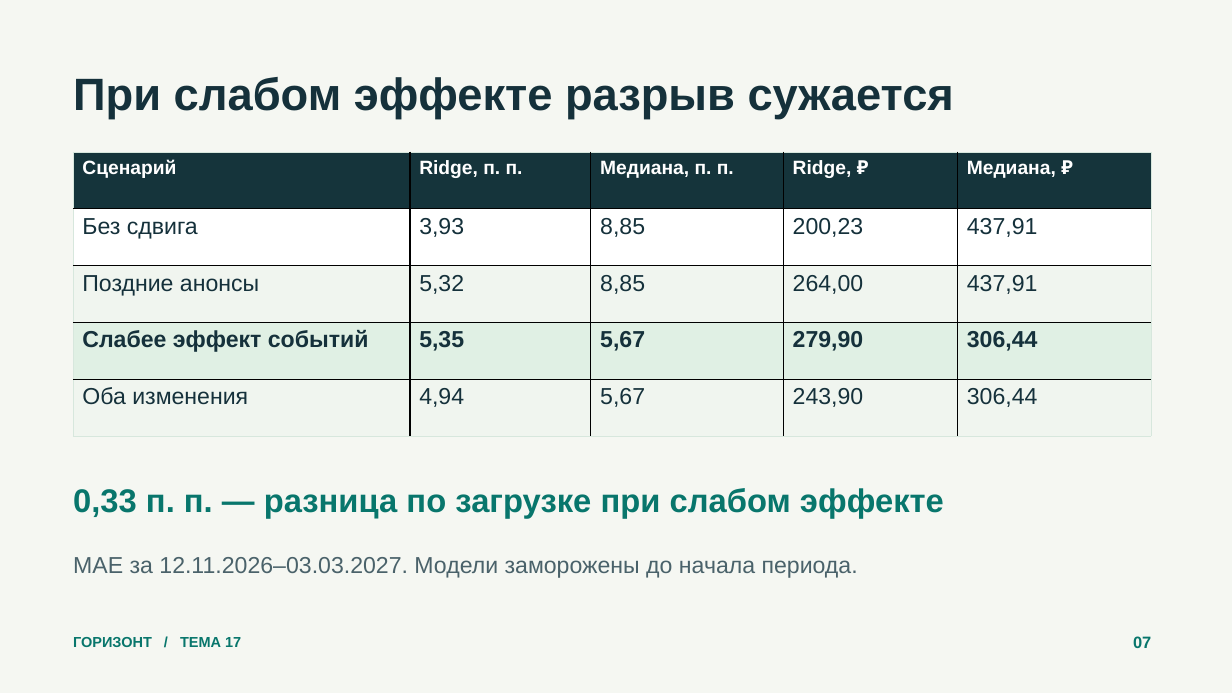
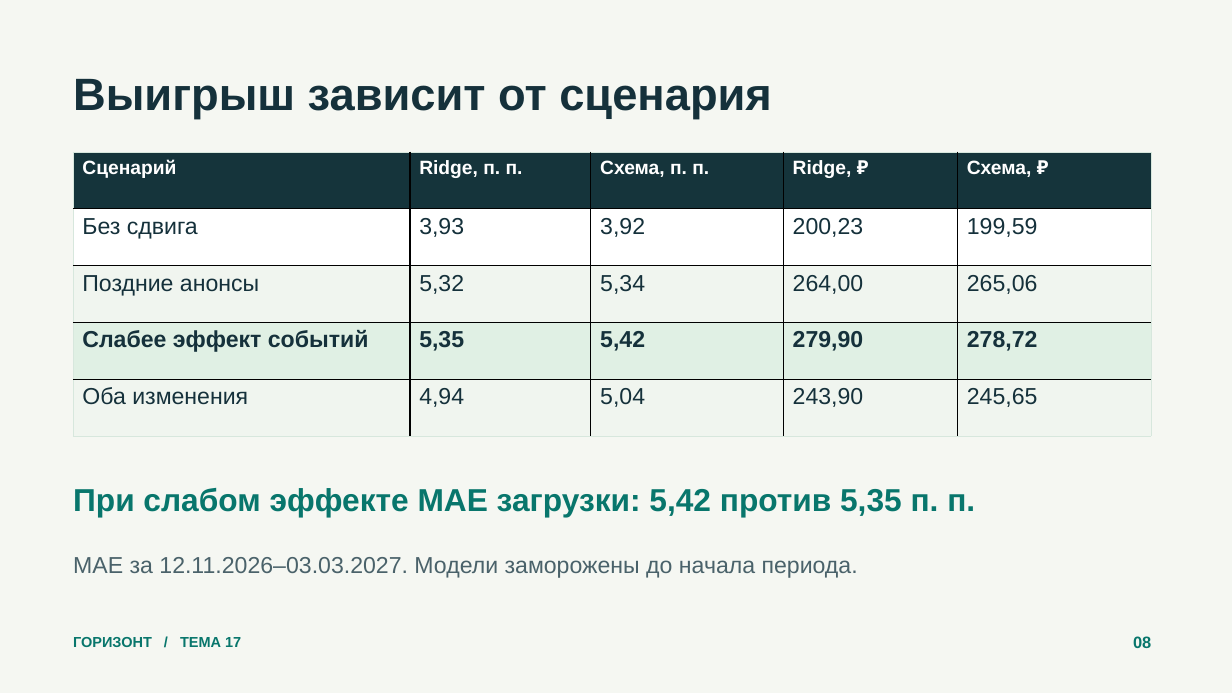
Before and after one commit to ReliqU/HotelForecast, a slide deck: slide 8 of deliverables/Презентация.pptx (slide 7 before the commit). Drawn at 1232x693 pixels with LibreOffice and Linux fonts; fonts in the diff are those of the drawing. Boxes give left, top, right and bottom in pixels: in the first picture for what was removed or moved away, otherwise in the second. Text is boxed around its words. In the diff, an @@ line names an element or a change of style, - is before the commit and + after.

```diff
--- a/deliverables/Презентация.pptx
+++ b/deliverables/Презентация.pptx
@@ text at [73, 79, 772, 119]: text changed @@
-При слабом эффекте разрыв сужается
+Выигрыш зависит от сценария
@@ table at [73, 152, 1152, 436] @@
-row 1, column 3: Медиана, п. п.
+row 1, column 3: Схема, п. п.
-row 1, column 5: Медиана, ₽
+row 1, column 5: Схема, ₽
-row 2, column 3: 8,85
+row 2, column 3: 3,92
-row 2, column 5: 437,91
+row 2, column 5: 199,59
-row 3, column 3: 8,85
+row 3, column 3: 5,34
-row 3, column 5: 437,91
+row 3, column 5: 265,06
-row 4, column 3: 5,67
+row 4, column 3: 5,42
-row 4, column 5: 306,44
+row 4, column 5: 278,72
-row 5, column 3: 5,67
+row 5, column 3: 5,04
-row 5, column 5: 306,44
+row 5, column 5: 245,65
@@ text at [73, 488, 975, 517]: text changed; size 25.5 to 24.8 pt @@
-0,33 п. п. — разница по загрузке при слабом эффекте
+При слабом эффекте MAE загрузки: 5,42 против 5,35 п. п.
@@ text at [1133, 636, 1151, 648]: text changed @@
-07
+08
```
Also in this commit, not shown: 4 other slides changed, 1 slide added, 15 other files.
